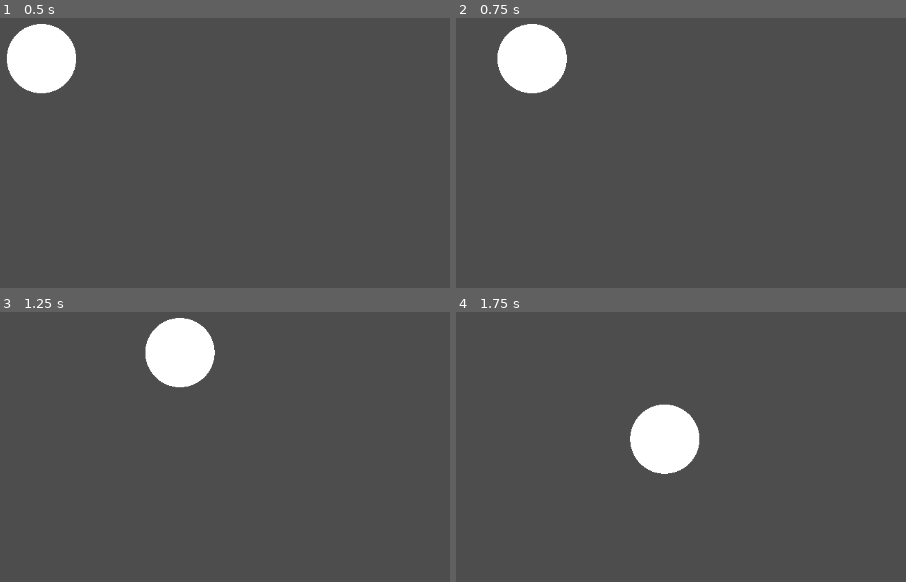
Above: before the commit, frames 1-4 (two rows, left to right).
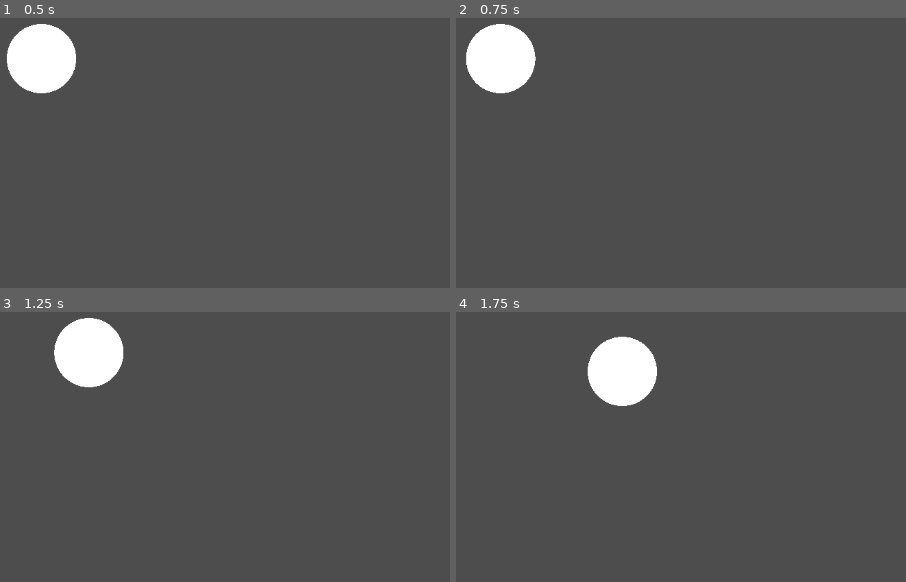
Above: after the commit, the same moments.

Repository: mjshsgamedev/the-game
Game: Godot game, scene res://Game.tscn
Two runs of this game, one before a commit and one after it. Both use one fixed random seed, a clock stepped at 60 frames per second and the inputs below.
Inputs:
- Up to frame 1 (0.5 s): no input
- Up to frame 2 (0.75 s): tap Enter at 0.5 s; hold Right (mov_right) from 0.53 s (still down)
- Up to frame 3 (1.25 s): keep holding Right (mov_right)
- Up to frame 4 (1.75 s): release Right (mov_right) at 1.28 s; hold Down (mov_down) from 1.28 s (still down)

Frame 1 is identical in both runs. In frame 2, 3.6% of the frame differs, in the area x 2-25%, y 2-29%; in frame 3, 6.3%; in frame 4, 6.3%, in the area x 29-55%, y 8-60%.

Commit message:
start retooling move system

Diff:
--- a/Game.tscn
+++ b/Game.tscn
@@ -3,10 +3,9 @@
 [ext_resource type="Script" uid="uid://ch8ftk622a4gf" path="res://Scripts/Game.gd" id="1_xkndl"]
 [ext_resource type="PackedScene" uid="uid://4skigfv0unl3" path="res://StartPoint/StartPoint.tscn" id="2_u44n3"]
 
-[node name="Node2D" type="Node2D" node_paths=PackedStringArray("StartPoint", "Player")]
+[node name="Node2D" type="Node2D" node_paths=PackedStringArray("StartPoint")]
 script = ExtResource("1_xkndl")
 StartPoint = NodePath("StartPoint")
-Player = NodePath("")
 
 [node name="StartPoint" parent="." instance=ExtResource("2_u44n3")]
 position = Vector2(563, 317)
--- a/Player/player.gd
+++ b/Player/player.gd
@@ -3,25 +3,25 @@
 @export var speed = 300.0
 
 var dampening_mul = 1 + speed / 1000
+var pivot_div = 10
+var last_direction = Vector2.ZERO
 
 func _ready() -> void:
 	pass
 
 func _process(delta: float) -> void:
-	var direction : Vector2 = Vector2(
+	var direction = Vector2(
 		(float(Input.is_action_pressed("mov_right")) -
 			float(Input.is_action_pressed("mov_left"))),
 		(float(Input.is_action_pressed("mov_down")) -
 			float(Input.is_action_pressed("mov_up")))
 	)
 
-	#move_and_collide(direction * speed)
-	if(direction.x == 0):
-		linear_velocity.x /= dampening_mul
-	else:
-		linear_velocity.x = direction.x * speed
+	if direction.x == -last_direction.x: linear_velocity.x /= pivot_div
+	if direction.y == -last_direction.y: linear_velocity.y /= pivot_div
 
-	if(direction.y == 0):
-		linear_velocity.y /= dampening_mul
-	else:
-		linear_velocity.y = direction.y * speed
+	add_constant_central_force(direction * speed)
+	linear_velocity /= dampening_mul
+
+	if direction.x != 0: last_direction.x = direction.x
+	if direction.y != 0: last_direction.y = direction.y
